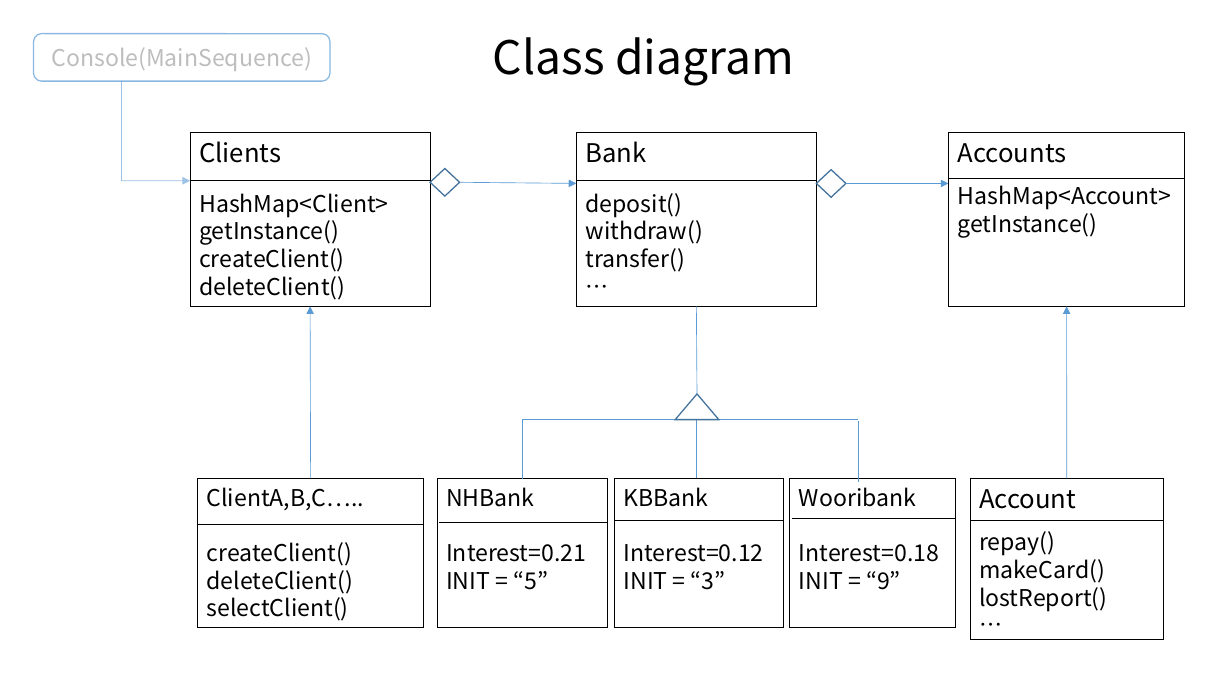
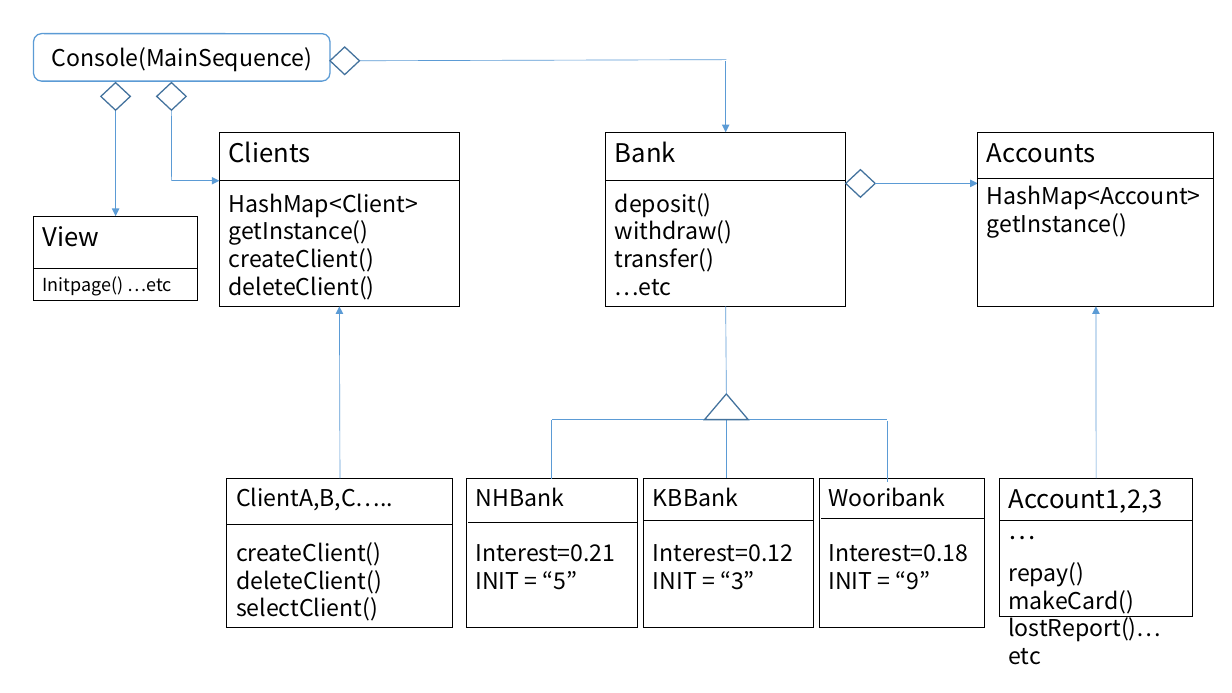
Before and after one commit to KMU-bank/KMU-Bank, a slide deck: slide 1 of doc/Class diagram.pptx. Drawn at 1232x693 pixels with LibreOffice and Linux fonts; fonts in the diff are those of the drawing. Boxes give left, top, right and bottom in pixels: in the first picture for what was removed or moved away, otherwise in the second. Text is boxed around its words. In the diff, an @@ line names an element or a change of style, - is before the commit and + after.

```diff
--- a/doc/Class diagram.pptx
+++ b/doc/Class diagram.pptx
@@ rounded rectangle "Console(MainSequence)" at [33, 33, 330, 80]: text colour #000000 at 26% opacity to #000000 @@
@@ diamond added at [330, 47, 360, 75], fill #FFFFFF, outline #43739E 1 pt @@
@@ text removed at [493, 37, 794, 86] @@
-Class diagram
@@ diamond: place and size @@
-diamond at [430, 168, 459, 196]
+diamond at [101, 82, 130, 110]
@@ diamond added at [157, 82, 187, 110], fill #FFFFFF, outline #43739E 1 pt @@
@@ line added from (360, 61) to (726, 60), #5B9BD5 0.5 pt @@
@@ arrow added from (726, 61) to (726, 132), #5B9BD5 0.5 pt @@
@@ arrow added from (116, 110) to (116, 216), #5B9BD5 0.5 pt @@
@@ line moved from (122, 81) - (122, 181) to (172, 110) - (172, 181) @@
@@ arrow moved from (122, 181) - (190, 181) to (172, 181) - (220, 181) @@
@@ arrow removed from (459, 182) to (577, 184) @@
@@ rectangle added at [33, 216, 198, 300], outline #000000 0.75 pt, 14 pt, text #000000 @@
+View
+Initpage() …etc
@@ line added from (33, 269) to (198, 269), #000000 0.5 pt @@
@@ text in rectangle at [615, 279, 672, 296]: text changed @@
-…
+…etc
@@ 13 lines, 7 rectangles, 3 arrows, 1 diamond, 1 triangle: place and size @@
-13 lines, 7 rectangles, 3 arrows, 1 diamond, 1 triangle at [190, 132, 1186, 628]
+13 lines, 7 rectangles, 3 arrows, 1 diamond, 1 triangle at [220, 132, 1214, 628]
@@ rectangle "Account1,2,3…": place and size @@
-rectangle "Account1,2,3…" at [970, 479, 1164, 640]
+rectangle "Account1,2,3…" at [1000, 479, 1193, 617]
@@ text in rectangle at [1008, 489, 1162, 513]: text changed @@
-Account
+Account1,2,3…
@@ text in rectangle at [1008, 613, 1161, 665]: text changed @@
-lostReport()
-…
+lostReport()…etc
```
Also in this commit, not shown: 3 other files.
